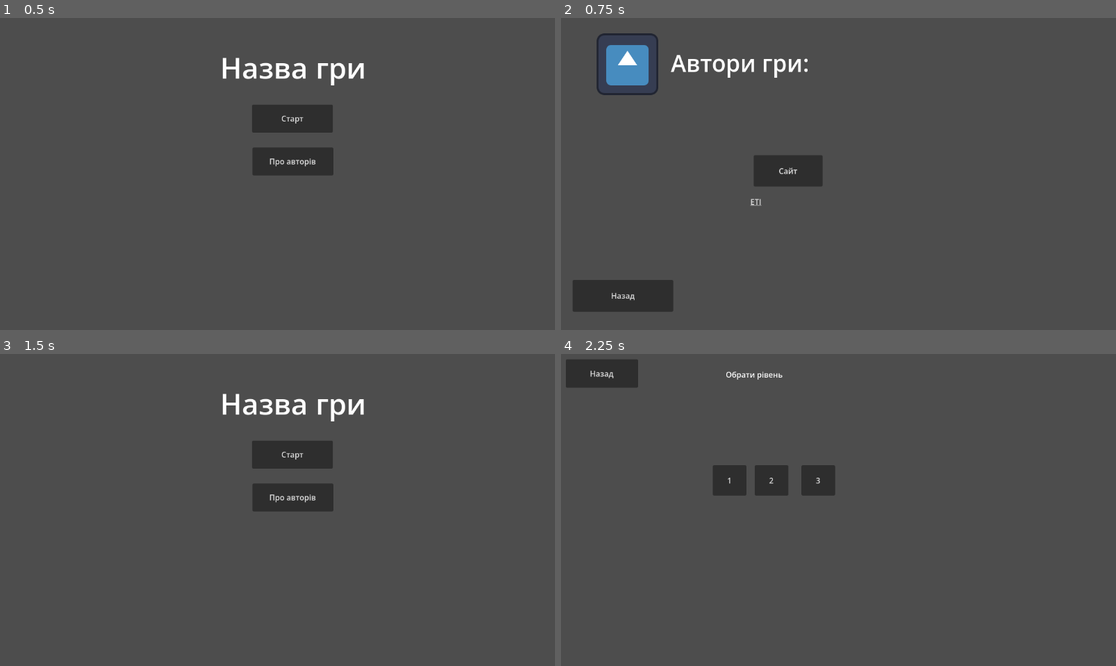
Above: before the commit, frames 1-4 (two rows, left to right).
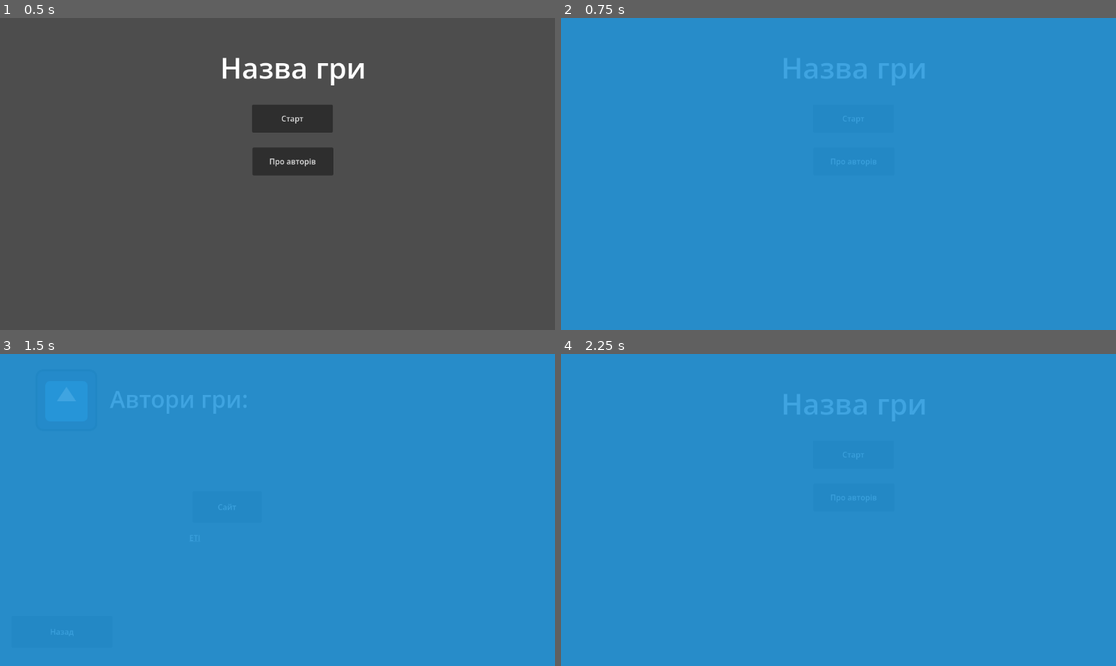
Above: after the commit, the same moments.

Repository: GeneralVimes/test-interface
Game: Godot game, scene res://start_screen.tscn
Two runs of this game, one before a commit and one after it. Both use one fixed random seed, a clock stepped at 60 frames per second and the inputs below. The engine's default icon, where the game draws it, is replaced by a stand-in: a white triangle on a blue panel in a dark square.
Inputs:
- Up to frame 1 (0.5 s): no input
- Up to frame 2 (0.75 s): click "Про авторів" at 0.5 s
- Up to frame 3 (1.5 s): click "Назад" at 1.25 s
- Up to frame 4 (2.25 s): click "Старт" at 2 s

Frame 1 is identical in both runs. In frame 2, 100% of the frame differs, in the area x 0-100%, y 0-100%; in frame 3, 100%; in frame 4, 100%.

Commit message:
правний перехід між екранами

Diff:
--- a/credits_screen.gd
+++ b/credits_screen.gd
@@ -2,8 +2,7 @@
 
 
 func _on_button_button_down() -> void:
-	get_tree().change_scene_to_file("res://start_screen.tscn")
-	pass # Replace with function body.
+	Globals.transit_to_scene("res://start_screen.tscn")
 
 
 func _on_button_2_button_down() -> void:
--- a/defeat_screen.gd
+++ b/defeat_screen.gd
@@ -2,4 +2,4 @@
 
 
 func _on_button_button_down() -> void:
-	get_tree().change_scene_to_file("res://level_select_screen.tscn")
+	Globals.transit_to_scene("res://level_select_screen.tscn")
--- /dev/null
+++ b/fade_screen.gd
@@ -0,0 +1,17 @@
+extends ColorRect
+
+var time_on_screen = 0
+var max_time_on_screen = 0.3
+
+
+func _process(delta: float) -> void:
+	time_on_screen+=delta
+
+	var coef = time_on_screen/max_time_on_screen
+	if coef>1:
+		coef=1
+
+	self.color = Color(1,1,1,1-coef)
+
+	if time_on_screen>max_time_on_screen:
+		queue_free()
--- /dev/null
+++ b/fade_screen.tscn
@@ -0,0 +1,10 @@
+[gd_scene format=3 uid="uid://d05fsyevhvbnr"]
+
+[ext_resource type="Script" uid="uid://ftgi7h6ae7rl" path="res://fade_screen.gd" id="1_pparh"]
+
+[node name="FadeScreen" type="ColorRect" unique_id=459810786]
+offset_left = -34.0
+offset_top = -25.0
+offset_right = 1187.0
+offset_bottom = 681.0
+script = ExtResource("1_pparh")
--- a/game_menu_screen.gd
+++ b/game_menu_screen.gd
@@ -5,7 +5,7 @@
 
 func _on_button_2_button_down() -> void:
 	get_tree().paused = false
-	get_tree().change_scene_to_file("res://start_screen.tscn")
+	Globals.transit_to_scene("res://start_screen.tscn")
 
 
 func _on_button_button_down() -> void:
--- a/game_screen.gd
+++ b/game_screen.gd
@@ -30,10 +30,10 @@
 	$Label2.text = "Час гри: "+str(game_time)
 
 func loose_game():
-	get_tree().change_scene_to_file("res://defeat_screen.tscn")
+	Globals.transit_to_scene("res://defeat_screen.tscn")
 
 func win_game():
-	get_tree().change_scene_to_file("res://victory_screen.tscn")
+	Globals.transit_to_scene("res://victory_screen.tscn")
 
 
 func _on_button_win_button_down() -> void:
--- a/globals.gd
+++ b/globals.gd
@@ -1,2 +1,7 @@
 extends Node
 var selected_level_id = 1
+
+func transit_to_scene(scn):
+	var tm = preload("res://transition_manager.tscn").instantiate()
+	tm.transit_to_scene(scn)
+	get_tree().root.add_child(tm)
--- a/level_select_screen.gd
+++ b/level_select_screen.gd
@@ -2,9 +2,9 @@
 
 
 func _on_button_back_button_down() -> void:
-	get_tree().change_scene_to_file("res://start_screen.tscn")
+	Globals.transit_to_scene("res://start_screen.tscn")
 
 
 func _on_button_button_down(n) -> void:
 	Globals.selected_level_id=n
-	get_tree().change_scene_to_file("res://game_screen.tscn")
+	Globals.transit_to_scene("res://game_screen.tscn")
--- a/levels/Level3.tscn
+++ b/levels/Level3.tscn
@@ -19,7 +19,7 @@
 offset_right = 1080.0
 offset_bottom = 210.0
 theme = SubResource("Theme_mmhpo")
-text = "Знайдіть ту дольку, що відрязняється"
+text = "Знайдіть ту дольку, що відрізняється"
 
 [node name="Level3Small" type="Sprite2D" parent="." unique_id=1200347186]
 z_index = -94
--- a/start_screen.gd
+++ b/start_screen.gd
@@ -1,10 +1,8 @@
 extends Node2D
 
-
 func _on_button_2_button_down() -> void:
-	get_tree().change_scene_to_file("res://credits_screen.tscn")
-	pass # Replace with function body.
+	Globals.transit_to_scene("res://credits_screen.tscn")
 
 
 func _on_button_button_down() -> void:
-	get_tree().change_scene_to_file("res://level_select_screen.tscn")
+	Globals.transit_to_scene("res://level_select_screen.tscn")
--- /dev/null
+++ b/transition_manager.gd
@@ -0,0 +1,29 @@
+extends CanvasLayer
+var phase_id = 0
+var next_scene = ""
+
+var time_passed=0
+var time_max = 0.25
+
+func transit_to_scene(scn):
+	next_scene=scn
+	phase_id=1
+	$ColorRect.modulate.a = 0
+
+func _process(delta: float) -> void:
+	if phase_id!=0:
+		time_passed+=delta
+		var coef = time_passed/time_max
+		if coef>1:
+			coef=1
+		if phase_id==1:
+			$ColorRect.modulate.a = coef
+			if coef==1:
+				get_tree().change_scene_to_file(next_scene)
+				phase_id=2
+				time_passed=0
+		else:
+			$ColorRect.modulate.a = 1-coef
+			if coef==1:
+				phase_id=0
+				queue_free()
--- /dev/null
+++ b/transition_manager.tscn
@@ -0,0 +1,14 @@
+[gd_scene format=3 uid="uid://by0b4ofewn7jp"]
+
+[ext_resource type="Script" uid="uid://dwex8l4sokjsa" path="res://transition_manager.gd" id="1_xqma1"]
+
+[node name="TransitionManager" type="CanvasLayer" unique_id=1664674034]
+layer = 255
+script = ExtResource("1_xqma1")
+
+[node name="ColorRect" type="ColorRect" parent="." unique_id=1657347875]
+offset_left = -41.0
+offset_top = -33.0
+offset_right = 1194.0
+offset_bottom = 684.0
+color = Color(0.12941177, 0.5882353, 0.8627451, 1)
--- a/victory_screen.gd
+++ b/victory_screen.gd
@@ -2,4 +2,4 @@
 
 
 func _on_button_button_down() -> void:
-	get_tree().change_scene_to_file("res://level_select_screen.tscn")
+	Globals.transit_to_scene("res://level_select_screen.tscn")
Not shown, added: fade_screen.gd.uid
Not shown, added: transition_manager.gd.uid
